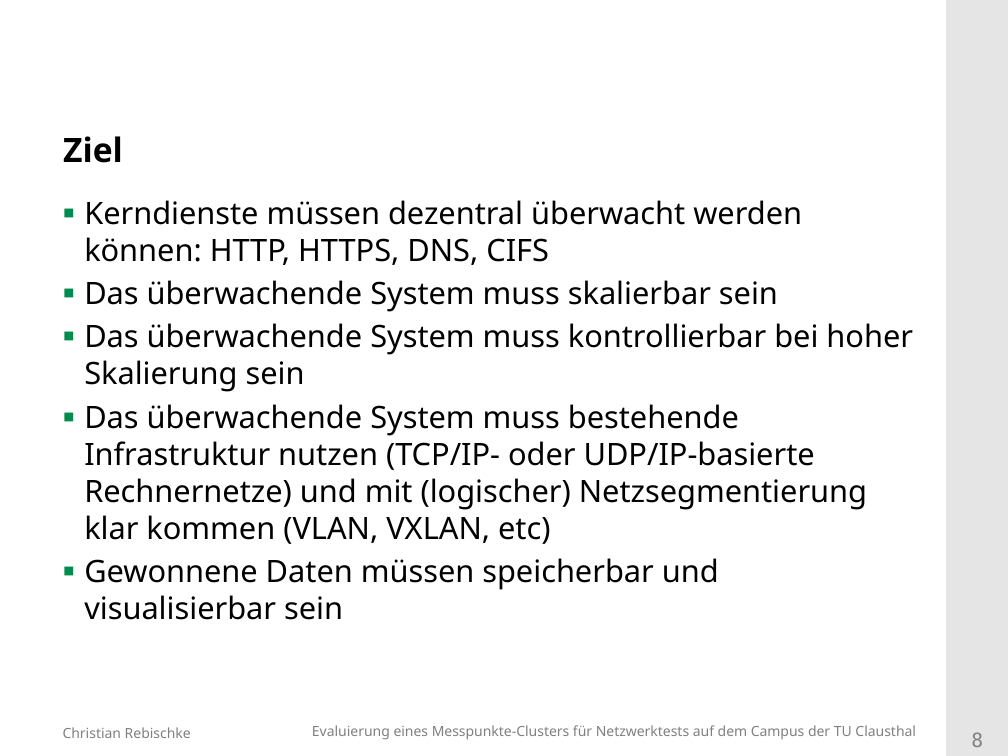
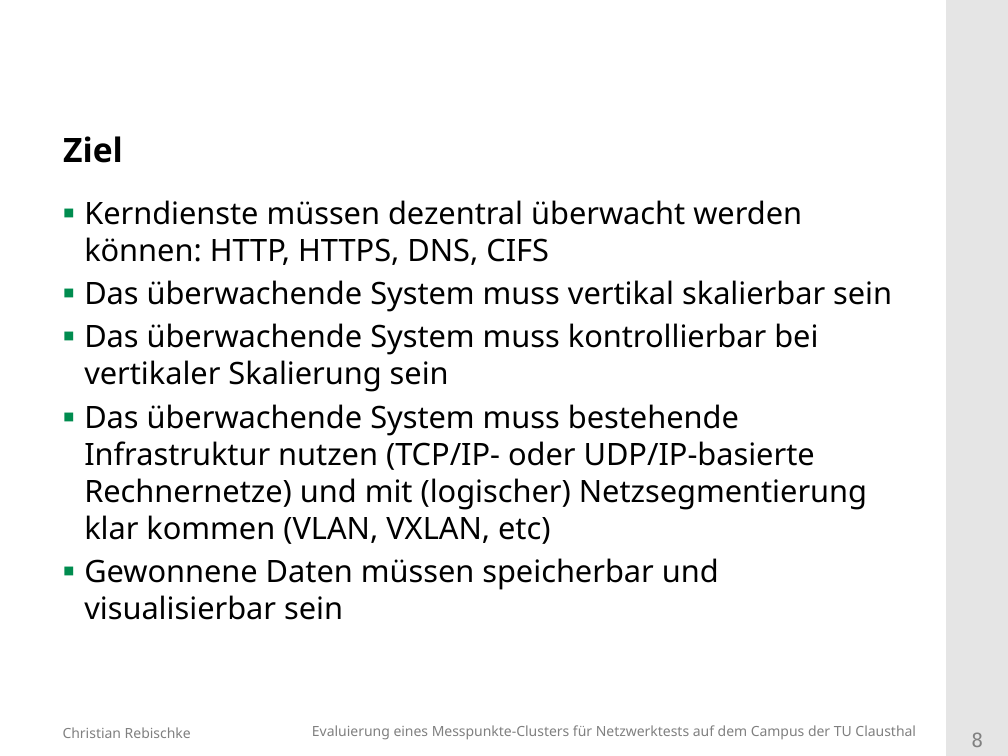
Before and after one commit to shibumi/bachelor-kolloquium, a slide deck: slide 8 of vortrag.odp. Drawn at 1008x756 pixels with LibreOffice and Linux fonts; fonts in the diff are those of the drawing; background and template pictures are left out. Boxes give left, top, right and bottom in pixels: in the first picture for what was removed or moved away, otherwise in the second. Text is boxed around its words. In the diff, an @@ line names an element or a change of style, - is before the commit and + after.

```diff
--- a/vortrag.odp
+++ b/vortrag.odp
@@ text at <box>84,280,892,392</box>: text changed @@
-▪ Das überwachende System muss skalierbar sein
-▪ Das überwachende System muss kontrollierbar bei hoher Skalierung sein
+▪ Das überwachende System muss vertikal skalierbar sein
+▪ Das überwachende System muss kontrollierbar bei vertikaler Skalierung sein
```
Also in this commit, not shown: 3 other slides changed, 8 slides added, 5 other files.
